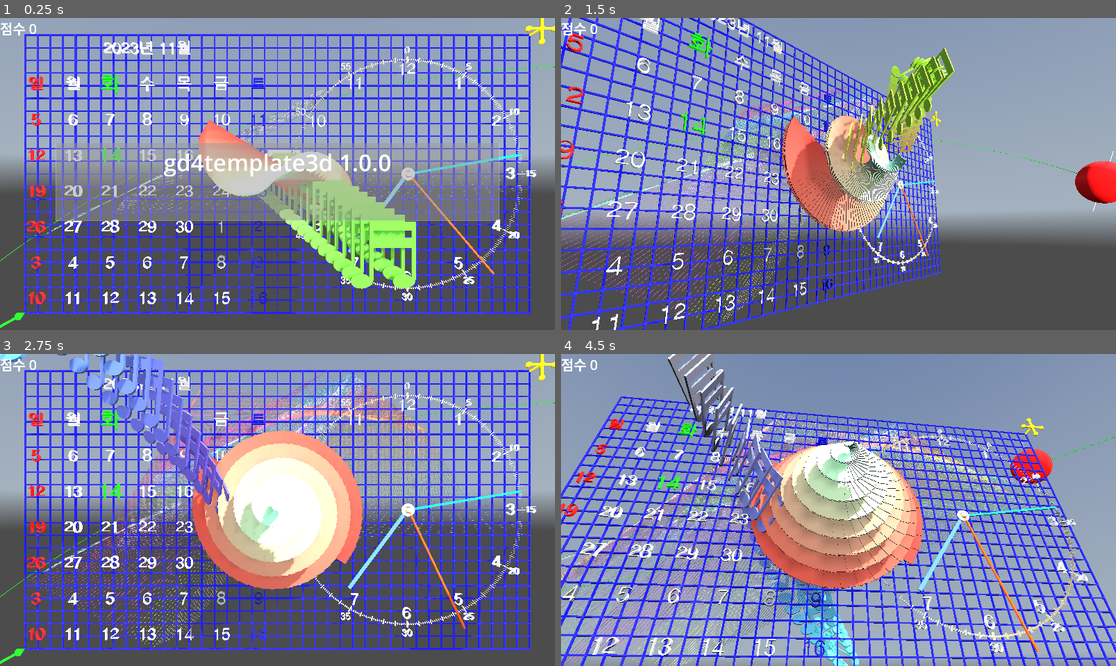
Above: before the commit, frames 1-4 (two rows, left to right).
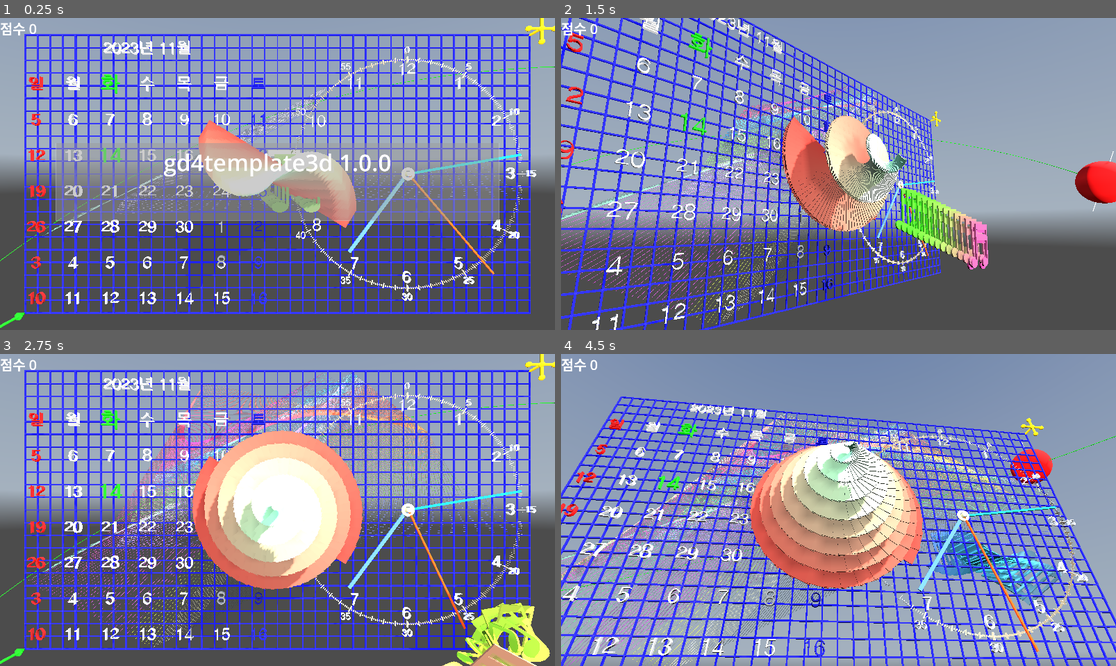
Above: after the commit, the same moments.

Repository: kasworld/gd4template3d
Game: Godot game, scene res://main.tscn
Two runs of this game, one before a commit and one after it. Both use one fixed random seed, a clock stepped at 60 frames per second and the inputs below. A sky picture missing from this copy of the repository is replaced by a grey-blue gradient.
Inputs (mouse positions are in pixels of both pictures, inside the frame that each line leads up to):
- Up to frame 1 (0.25 s): no input
- Up to frame 2 (1.5 s): tap Enter at 0.5, 0.6, 1.35 s; move the mouse to (960, 158) at 0.52 s; click (960, 158) at 0.67 s; move the mouse to (727, 189) at 1.27 s; click (727, 189) at 1.42 s
- Up to frame 3 (2.75 s): move the mouse to (333, 441) at 2.02 s; tap Enter at 2.1 s; click (333, 441) at 2.17 s
- Up to frame 4 (4.5 s): move the mouse to (810, 572) at 2.77 s; tap Enter at 2.85, 3.6, 4.35 s; click (810, 572) at 2.92 s; move the mouse to (1005, 556) at 3.52 s; click (1005, 556) at 3.67 s; move the mouse to (672, 463) at 4.27 s; click (672, 463) at 4.42 s

The runs differ from the first frame. In frame 1, 5.1% of the frame differs, in the area x 44-75%, y 43-95%; in frame 2, 5.7%; in frame 3, 7.0%, in the area x 0-100%, y 0-100%; in frame 4, 6.6%.

Commit message:
trail speed

Diff:
--- a/main.gd
+++ b/main.gd
@@ -35,17 +35,18 @@
 	b_box = AABB( Vector3(0,0,-10), bound_size)
 	var ball = preload("res://mesh_trail/mesh_trail.tscn").instantiate()
 	var radius = 0.5
-	var count = randi_range(10,100)
+	var count = randi_range(10,20)
 	var startpos = b_box.get_center()
 	match randi_range(0,3):
 		0:
-			ball.init_OnBounce().set_get_random_color_fn(random_color).init( bounce_fn, radius, count, mt, startpos)
+			ball.init_OnBounce().set_get_random_color_fn(random_color)
 		1:
-			ball.init_MeshGradient().set_get_random_color_fn(random_color).init( bounce_fn, radius, count, mt, startpos)
+			ball.init_MeshGradient().set_get_random_color_fn(random_color)
 		2:
-			ball.init_ByPosition(b_box).init( bounce_fn, radius, count, mt, startpos)
+			ball.init_ByPosition(b_box)
 		3:
-			ball.init_ByPositionFn(get_color_ByPosition).init( bounce_fn, radius, count, mt, startpos)
+			ball.init_ByPositionFn(get_color_ByPosition)
+	ball.init( bounce_fn, radius, count, mt, startpos).set_speed(5,10,0.05)
 	$DemoContainer.add_child(ball)
 func get_color_ByPosition(pos :Vector3) -> Color:
 	var co :Color
--- a/mesh_trail/mesh_trail.gd
+++ b/mesh_trail/mesh_trail.gd
@@ -63,12 +63,19 @@
 	radius = radius_a
 	bounce_fn = bounce_fn_a
 	rotation_velocity_deviation = rotation_velocity_deviation_a
-	speed_max = radius * 120
-	speed_min = radius * 80
+	speed_max = radius * 40
+	speed_min = radius * 20
 	head_velocity = Vector3( (randf()-0.5)*speed_max, (randf()-0.5)*speed_max, (randf()-0.5)*speed_max)
 	color_from = get_random_color_fn.call()
 	color_to = get_random_color_fn.call()
 	make_mat_multi(new_mesh_by_type(mesh_type,radius), mesh_count, initial_pos)
+	old_tick = Time.get_unix_time_from_system()
+	return self
+
+func set_speed(mins :float, maxs :float, tick_sec :float) -> MeshTrail:
+	speed_max = maxs
+	speed_min = mins
+	$Timer.wait_time = tick_sec
 	return self
 
 func make_mat_multi(mesh :Mesh, count :int, initial_pos:Vector3):
@@ -102,8 +109,11 @@
 	t = t.rotated_local(axis, rot)
 	$MultiMeshInstance3D.multimesh.set_instance_transform(i,t )
 
-func _process(delta: float) -> void:
-	move(delta)
+var old_tick :float
+func _on_timer_timeout() -> void:
+	var new_tick = Time.get_unix_time_from_system()
+	move(new_tick - old_tick)
+	old_tick = new_tick
 
 func move(delta :float) -> void:
 	var old_cursor = obj_cursor
@@ -167,6 +177,3 @@
 			mesh.font_size = r*200
 			mesh.text = "%s" % mesh_type
 	return mesh
-
-#func random_positive(w :float) -> float:
-	#return randf_range(w/10,w)
--- a/mesh_trail/mesh_trail.tscn
+++ b/mesh_trail/mesh_trail.tscn
@@ -12,3 +12,9 @@
 
 [node name="MultiMeshInstance3D" type="MultiMeshInstance3D" parent="."]
 multimesh = SubResource("MultiMesh_0ntik")
+
+[node name="Timer" type="Timer" parent="."]
+wait_time = 0.05
+autostart = true
+
+[connection signal="timeout" from="Timer" to="." method="_on_timer_timeout"]
